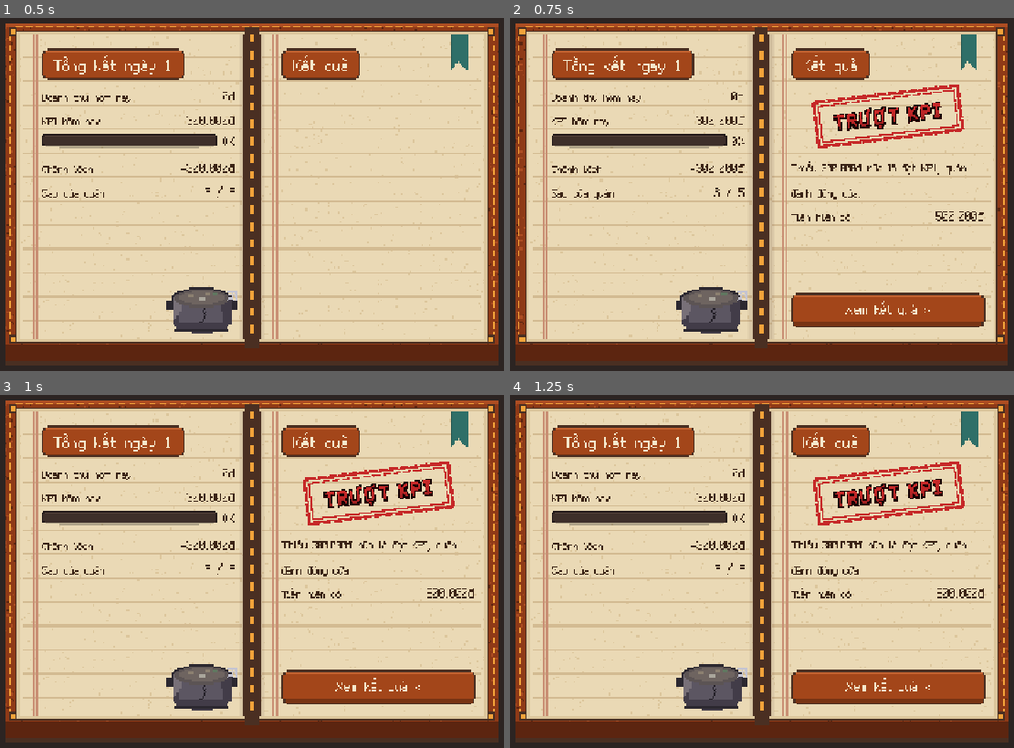
Above: before the commit, frames 1-4 (two rows, left to right).
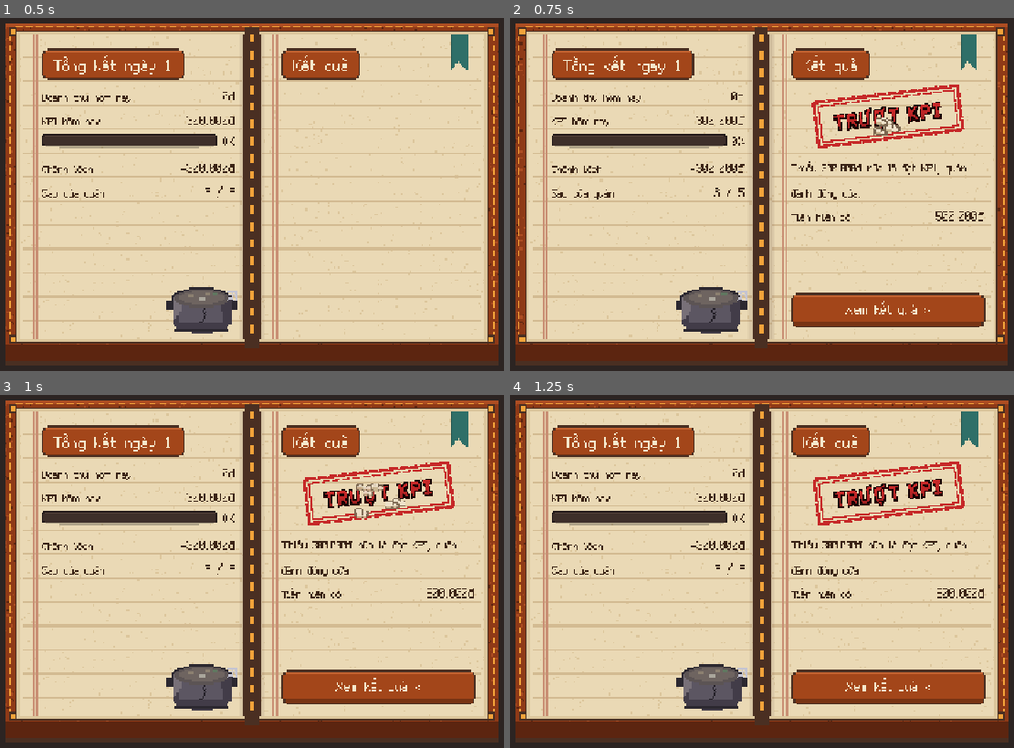
Above: after the commit, the same moments.

Repository: Znoywho/HotPot_SUNSUT
Game: Godot game, scene res://scenes/day_end/day_end.tscn
Two runs of this game, one before a commit and one after it. Both use one fixed random seed, a clock stepped at 60 frames per second and the inputs below. This scene is started directly instead of the project's main scene.
Inputs (mouse positions are in pixels of both pictures, inside the frame that each line leads up to):
- Up to frame 1 (0.5 s): no input
- Up to frame 2 (0.75 s): tap Enter at 0.5 s; move the mouse to (923, 173) at 0.52 s; click (923, 173) at 0.67 s
- Up to frame 3 (1 s): no input
- Up to frame 4 (1.25 s): no input

Frame 1 is identical in both runs. In frame 2, 0.1% of the frame differs, in the area x 72-78%, y 28-34%; in frame 3, 0.2%, in the area x 70-81%, y 25-35%; in frame 4, nothing differs.

Commit message:
Hiệu ứng hạt ParticleBurst khi mua nâng cấp và đập dấu sổ

Diff:
--- /dev/null
+++ b/scenes/common/particle_burst.gd
@@ -0,0 +1,62 @@
+class_name ParticleBurst
+## Bắn một chùm hạt (CPUParticles2D) đúng một lần rồi tự xoá; mỗi hạt là một khung cắt từ sprite sheet trong assets/sprites/fx/.
+## Dùng CPUParticles2D (không phải GPUParticles2D) để chạy ổn trên bản web WebGL 2 và điện thoại.
+## Dùng: ParticleBurst.play(self, ParticleBurst.SPARKLE, card.get_global_rect().get_center())
+
+const DIR := "res://assets/sprites/fx/"
+
+## Sao vàng lấp lánh bung ra rồi rơi nhẹ: mua đồ, đạt KPI.
+const SPARKLE := {
+	"sheet": "bonk_star", "frames": 4, "frame": 2,
+	"amount": 14, "lifetime": 0.8, "speed": 260.0, "gravity": 420.0, "damping": 80.0, "scale": 3.0,
+}
+## Bụi toả ngang sát mặt giấy: con dấu đập xuống sổ.
+const DUST := {
+	"sheet": "dust", "frames": 5, "frame": 1,
+	"amount": 8, "lifetime": 0.5, "speed": 220.0, "gravity": 0.0, "damping": 380.0, "scale": 2.0,
+}
+
+
+## Bắn chùm hạt `preset` tại vị trí global `global_center`, gắn vào `parent`; chạy cả lúc game tạm dừng, xong thì tự xoá.
+static func play(parent: Node, preset: Dictionary, global_center: Vector2) -> CPUParticles2D:
+	var particles := CPUParticles2D.new()
+	particles.texture = _frame_texture(preset)
+	particles.texture_filter = CanvasItem.TEXTURE_FILTER_NEAREST
+	particles.process_mode = Node.PROCESS_MODE_ALWAYS # màn tổng kết mở đè lên màn bán đang pause
+	particles.one_shot = true
+	particles.explosiveness = 1.0 # bắn hết hạt cùng lúc
+	particles.amount = preset.amount
+	particles.lifetime = preset.lifetime
+	particles.spread = 180.0 # toả đều mọi hướng
+	particles.initial_velocity_min = preset.speed * 0.5
+	particles.initial_velocity_max = preset.speed
+	particles.gravity = Vector2(0.0, preset.gravity)
+	particles.damping_min = preset.damping
+	particles.damping_max = preset.damping
+	particles.scale_amount_min = preset.scale * 0.7
+	particles.scale_amount_max = preset.scale
+	particles.color_ramp = _fade_out_ramp()
+	parent.add_child(particles)
+	particles.global_position = global_center
+	particles.finished.connect(particles.queue_free)
+	particles.emitting = true
+	return particles
+
+
+## Cắt khung số `frame` từ sheet xếp ngang (các khung rộng bằng nhau) thành một texture riêng cho hạt.
+static func _frame_texture(preset: Dictionary) -> AtlasTexture:
+	var sheet: Texture2D = load(DIR + preset.sheet + ".png")
+	var frame_width := sheet.get_width() / int(preset.frames)
+	var atlas := AtlasTexture.new()
+	atlas.atlas = sheet
+	atlas.region = Rect2(frame_width * int(preset.frame), 0, frame_width, sheet.get_height())
+	return atlas
+
+
+## Màu hạt theo tuổi: giữ nguyên tới 60% đời rồi mờ dần về trong suốt.
+static func _fade_out_ramp() -> Gradient:
+	var ramp := Gradient.new()
+	ramp.set_color(0, Color.WHITE)
+	ramp.set_color(1, Color(1, 1, 1, 0))
+	ramp.add_point(0.6, Color.WHITE)
+	return ramp
--- a/scenes/day_end/day_end.gd
+++ b/scenes/day_end/day_end.gd
@@ -104,6 +104,7 @@
 ## Con dấu chạm sổ: tiếng đập + sổ rung nhẹ; đạt KPI thì bắt đầu bắn pháo hoa.
 func _on_stamp_landed() -> void:
 	Sfx.play(self, Sfx.HIT)
+	ParticleBurst.play(self, ParticleBurst.DUST, stamp_label.get_global_rect().get_center())
 	var origin := book.position
 	var shake := book.create_tween()
 	for offset in [Vector2(6, 3), Vector2(-5, -2), Vector2(3, 1), Vector2.ZERO]:
--- a/scenes/shop/shop.gd
+++ b/scenes/shop/shop.gd
@@ -353,6 +353,7 @@
 	card.pivot_offset = card.size / 2.0
 	card.scale = Vector2.ONE * 1.06
 	card.modulate = PURCHASE_FLASH
+	ParticleBurst.play(self, ParticleBurst.SPARKLE, card.get_global_rect().get_center())
 	var tween := card.create_tween().set_parallel(true)
 	tween.tween_property(card, "scale", Vector2.ONE, 0.3).set_trans(Tween.TRANS_BACK).set_ease(Tween.EASE_OUT)
 	tween.tween_property(card, "modulate", Color.WHITE, 0.35)
Not shown, added: scenes/common/particle_burst.gd.uid
